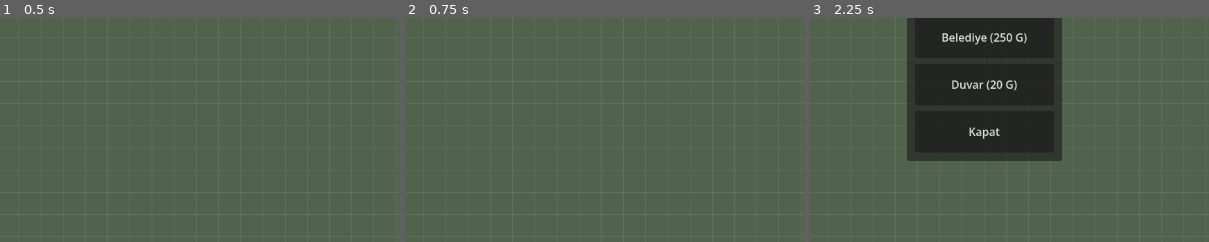
Above: before the commit, frames 1-3 (left to right).
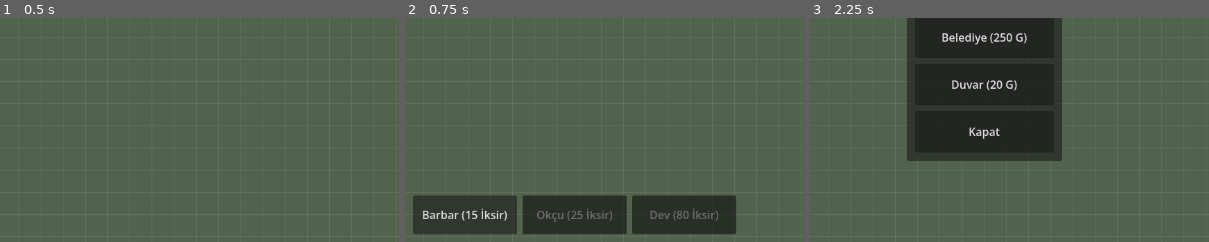
Above: after the commit, the same moments.

Repository: YazarKemal/ClashGame
Game: Godot game, scene res://scenes/main.tscn
The game is run twice, just before and just after one commit, with the same random seed, the same clock (stepped at 60 frames per second) and the same inputs.
Inputs:
- Up to frame 1 (0.5 s): no input
- Up to frame 2 (0.75 s): click "Asker Bırak" at 0.5 s
- Up to frame 3 (2.25 s): click "Kapat" at 1.25 s; click "İnşa Et" at 2 s
The pictures show only the part of the screen within x 28-78%, y 46-96%; the shares and areas given below are measured in that part.

Frame 1 is identical in both runs. In frame 2, 13% of the frame differs, in the area x 2-83%, y 79-97%; in frame 3, nothing differs.

Commit message:
feat: add tactical troop types (barbarian, archer, giant) and troop selector UI
- unit.gd: add Type enum (BARBARIAN/ARCHER/GIANT) with per-type HP, speed,
  range, damage, cost and color. Barbarian rushes the nearest building;
  Archer stops at range and fires an arrow projectile; Giant prioritizes
  defense towers and deals +100% damage to walls. Units still break walls
  in their path first.
- building_manager: expose selected_unit_type and charge elixir (per troop)
  on deploy; nothing spawns when the player cannot afford it
- ui: add a bottom troop selector bar (shown in deploy mode) with the three
  troops and their costs, highlighting the selected troop; deploy button
  toggles the bar
- tower targeting (nearest in range) unchanged as required

Co-Authored-By: Claude Opus 4.7 <noreply@anthropic.com>

Diff:
--- a/scenes/ui.tscn
+++ b/scenes/ui.tscn
@@ -188,3 +188,33 @@
 custom_minimum_size = Vector2(0, 48)
 layout_mode = 2
 text = "Kapat"
+
+[node name="TroopBar" type="HBoxContainer" parent="."]
+visible = false
+anchors_preset = 7
+anchor_left = 0.5
+anchor_top = 1.0
+anchor_right = 0.5
+anchor_bottom = 1.0
+offset_left = -240.0
+offset_top = -90.0
+offset_right = 240.0
+offset_bottom = -40.0
+grow_horizontal = 2
+grow_vertical = 0
+theme_override_constants/separation = 8
+
+[node name="BarbarButton" type="Button" parent="TroopBar"]
+custom_minimum_size = Vector2(150, 56)
+layout_mode = 2
+text = "Barbar (15 İksir)"
+
+[node name="ArcherButton" type="Button" parent="TroopBar"]
+custom_minimum_size = Vector2(150, 56)
+layout_mode = 2
+text = "Okçu (25 İksir)"
+
+[node name="GiantButton" type="Button" parent="TroopBar"]
+custom_minimum_size = Vector2(150, 56)
+layout_mode = 2
+text = "Dev (80 İksir)"
--- a/scripts/building_manager.gd
+++ b/scripts/building_manager.gd
@@ -16,6 +16,7 @@
 
 var placing := false
 var spawn_mode := false
+var selected_unit_type := Unit.Type.BARBARIAN
 var _preview: Building = null
 var _preview_cell := Vector2i.ZERO
 var _selected: Building = null
@@ -83,7 +84,7 @@
 		return
 	if spawn_mode and not placing:
 		if event is InputEventScreenTouch and event.pressed:
-			_spawn_unit_at(event.position)
+			_spawn_unit_at()
 		return
 	if placing and _preview != null:
 		# Only move the preview from real map touches/drags, never from UI presses.
@@ -136,10 +137,16 @@
 func _on_selected_destroyed(_cells: Array) -> void:
 	_set_selected(null)
 
-func _spawn_unit_at(screen_pos: Vector2) -> void:
-	var world := get_global_transform_with_canvas().affine_inverse() * screen_pos
-	var u: Node2D = UNIT_SCENE.instantiate()
-	u.position = world
+## Deploys the currently selected troop at the tap point, charging its elixir
+## cost first (nothing spawns when the player cannot afford it).
+func _spawn_unit_at() -> void:
+	var cost := Unit.cost_for(selected_unit_type)
+	if not GameManager.spend_resources(0, cost):
+		print("Yetersiz İksir: %d" % cost)
+		return
+	var u: Unit = UNIT_SCENE.instantiate()
+	u.unit_type = selected_unit_type
+	u.position = get_global_mouse_position()
 	add_child(u)
 
 func _on_building_destroyed(cells: Array) -> void:
--- a/scripts/ui.gd
+++ b/scripts/ui.gd
@@ -25,6 +25,10 @@
 @onready var panel_hp: Label = $BuildingPanel/Margin/VBox/HpLabel
 @onready var upgrade_button: Button = $BuildingPanel/Margin/VBox/UpgradeButton
 @onready var close_panel_button: Button = $BuildingPanel/Margin/VBox/ClosePanelButton
+@onready var troop_bar: HBoxContainer = $TroopBar
+@onready var barbar_button: Button = $TroopBar/BarbarButton
+@onready var archer_button: Button = $TroopBar/ArcherButton
+@onready var giant_button: Button = $TroopBar/GiantButton
 
 var _selected_building: Building = null
 
@@ -44,6 +48,9 @@
 	cancel_button.pressed.connect(_on_cancel_pressed)
 	upgrade_button.pressed.connect(_on_upgrade_pressed)
 	close_panel_button.pressed.connect(_on_close_panel)
+	barbar_button.pressed.connect(_on_barbar_pressed)
+	archer_button.pressed.connect(_on_archer_pressed)
+	giant_button.pressed.connect(_on_giant_pressed)
 
 	manager.building_selected.connect(_on_building_selected)
 
@@ -51,6 +58,7 @@
 	cancel_button.hide()
 	build_menu.hide()
 	building_panel.hide()
+	troop_bar.hide()
 
 	GameManager.resource_changed.connect(_update_resources)
 	_update_resources(GameManager.gold, GameManager.elixir)
@@ -69,9 +77,12 @@
 	if manager.spawn_mode:
 		manager.set_spawn_mode(false)
 		deploy_button.text = "Asker Bırak"
+		troop_bar.hide()
 	else:
 		manager.set_spawn_mode(true)
 		deploy_button.text = "Kapat"
+		troop_bar.show()
+		_refresh_troop_bar()
 
 func _close_build_menu() -> void:
 	build_menu.hide()
@@ -100,6 +111,7 @@
 func _on_placement_started() -> void:
 	confirm_button.show()
 	cancel_button.show()
+	troop_bar.hide()
 
 func _on_placement_ended(_success: bool) -> void:
 	confirm_button.hide()
@@ -167,3 +179,23 @@
 	_disconnect_selected()
 	_selected_building = null
 	building_panel.hide()
+
+func _on_barbar_pressed() -> void:
+	_select_troop(Unit.Type.BARBARIAN)
+
+func _on_archer_pressed() -> void:
+	_select_troop(Unit.Type.ARCHER)
+
+func _on_giant_pressed() -> void:
+	_select_troop(Unit.Type.GIANT)
+
+func _select_troop(t: Unit.Type) -> void:
+	manager.selected_unit_type = t
+	_refresh_troop_bar()
+
+## Highlights the currently selected troop in the selector bar.
+func _refresh_troop_bar() -> void:
+	var sel := manager.selected_unit_type
+	barbar_button.modulate = Color(1, 1, 1, 1) if sel == Unit.Type.BARBARIAN else Color(0.5, 0.5, 0.5, 1)
+	archer_button.modulate = Color(1, 1, 1, 1) if sel == Unit.Type.ARCHER else Color(0.5, 0.5, 0.5, 1)
+	giant_button.modulate = Color(1, 1, 1, 1) if sel == Unit.Type.GIANT else Color(0.5, 0.5, 0.5, 1)
--- a/scripts/unit.gd
+++ b/scripts/unit.gd
@@ -1,13 +1,38 @@
 extends Node2D
 class_name Unit
 
-const SPEED := 60.0
-const ATTACK_RANGE := 42.0
-const DAMAGE := 20
+## Tactical troop types and their combat profile. Cost is paid in elixir on
+## deploy; damage/range are scaled per type from DATA.
+enum Type { BARBARIAN, ARCHER, GIANT }
+
+const DATA := {
+	Type.BARBARIAN: {
+		"name": "Barbar", "max_hp": 100, "speed": 90.0, "range": 25.0,
+		"damage": 20, "cost": 15, "radius": 10.0,
+		"color": Color(0.9, 0.2, 0.2, 1.0),
+	},
+	Type.ARCHER: {
+		"name": "Okçu", "max_hp": 50, "speed": 80.0, "range": 120.0,
+		"damage": 15, "cost": 25, "radius": 7.0,
+		"color": Color(0.2, 0.8, 0.4, 1.0),
+	},
+	Type.GIANT: {
+		"name": "Dev", "max_hp": 450, "speed": 45.0, "range": 30.0,
+		"damage": 35, "cost": 80, "radius": 16.0,
+		"color": Color(0.95, 0.55, 0.15, 1.0),
+	},
+}
+
 const ATTACK_INTERVAL := 1.0
-const MAX_HP := 100
 
-var hp := MAX_HP
+@export var unit_type := Type.BARBARIAN
+
+var hp := 100
+var max_hp := 100
+var speed := 90.0
+var attack_range := 25.0
+var damage := 20
+var _radius := 10.0
 var _base_color := Color(0.9, 0.2, 0.2, 1.0)
 
 var _attack_cd := 0.0
@@ -15,38 +40,99 @@
 @onready var _body: Polygon2D = $Body
 @onready var _hp_bar: ProgressBar = $HpBar
 
+## Elixir cost to deploy this troop type.
+static func cost_for(t: Type) -> int:
+	return DATA[t]["cost"]
+
 func _ready() -> void:
 	add_to_group("units")
-	_base_color = _body.color
-	_body.polygon = _circle_points(10.0, 12)
+	_apply_def(DATA[unit_type])
+	_body.color = _base_color
+	_body.polygon = _circle_points(_radius, 12)
 	_hp_bar.position = Vector2(-12.0, -24.0)
 	_hp_bar.size = Vector2(24.0, 5.0)
-	_hp_bar.max_value = MAX_HP
+	_hp_bar.max_value = max_hp
 	_hp_bar.value = hp
+
+func _apply_def(def: Dictionary) -> void:
+	max_hp = def["max_hp"]
+	speed = def["speed"]
+	attack_range = def["range"]
+	damage = def["damage"]
+	_radius = def["radius"]
+	_base_color = def["color"]
+	hp = max_hp
 
 func _physics_process(delta: float) -> void:
 	var target: Node2D = _select_target()
 	if target == null:
 		return
 	var to_target: Vector2 = target.global_position - global_position
-	if to_target.length() > ATTACK_RANGE:
-		position += to_target.normalized() * SPEED * delta
+	if to_target.length() > attack_range:
+		position += to_target.normalized() * speed * delta
 	else:
 		_attack_cd -= delta
 		if _attack_cd <= 0.0:
-			target.take_damage(DAMAGE)
+			_attack_target(target)
 			_attack_cd = ATTACK_INTERVAL
 
-## Chooses what to attack: a Wall closer than the nearest building (so units
-## stop and break walls first), otherwise the nearest building.
+func _attack_target(target: Node2D) -> void:
+	if unit_type == Type.ARCHER:
+		_fire_arrow(target)
+	else:
+		target.take_damage(_effective_damage(target))
+
+## Base damage, doubled against walls for the Giant.
+func _effective_damage(target: Node2D) -> int:
+	if unit_type != Type.GIANT:
+		return damage
+	var b := target as Building
+	if b != null and b.is_wall():
+		return damage * 2
+	return damage
+
+## Archer fires a visible arrow from range, dealing damage on release.
+func _fire_arrow(target: Node2D) -> void:
+	var arrow := Polygon2D.new()
+	arrow.polygon = _circle_points(3.0, 6)
+	arrow.color = Color(0.9, 0.85, 0.5, 1.0)
+	add_child(arrow)
+	var tw := create_tween()
+	tw.tween_property(arrow, "position", to_local(target.global_position), 0.2)
+	tw.parallel().tween_property(arrow, "modulate:a", 0.0, 0.2)
+	tw.tween_callback(arrow.queue_free)
+	target.take_damage(damage)
+
+## Units break walls in their path first; the Giant then prioritizes defense
+## towers over every other building.
 func _select_target() -> Node2D:
-	var building: Node2D = _nearest_building()
+	var preferred: Node2D = _preferred_building()
 	var wall: Node2D = _nearest_wall()
-	if wall != null and building != null:
-		if global_position.distance_squared_to(wall.global_position) \
-				< global_position.distance_squared_to(building.global_position):
-			return wall
-	return building
+	if preferred == null:
+		return wall
+	if wall != null and global_position.distance_squared_to(wall.global_position) \
+			< global_position.distance_squared_to(preferred.global_position):
+		return wall
+	return preferred
+
+func _preferred_building() -> Node2D:
+	if unit_type == Type.GIANT:
+		var tower: Node2D = _nearest_tower()
+		if tower != null:
+			return tower
+	return _nearest_building()
+
+## Nearest defense tower; the Giant's priority target.
+func _nearest_tower() -> Node2D:
+	var best: Node2D = null
+	var best_d := INF
+	for b in get_tree().get_nodes_in_group("buildings"):
+		if b is Building and b.building_type == Building.Type.TOWER:
+			var d: float = global_position.distance_squared_to(b.global_position)
+			if d < best_d:
+				best = b
+				best_d = d
+	return best
 
 func _nearest_building() -> Node2D:
 	var best: Node2D = null
